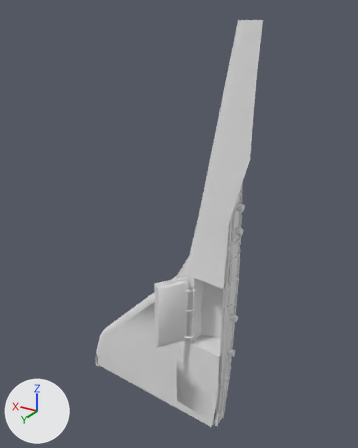
Before and after pictures for a commit that changed the FBX model shuttle_system_parts_redone/unity/shuttle parts redone/Assets/parts/models/wingR.fbx.
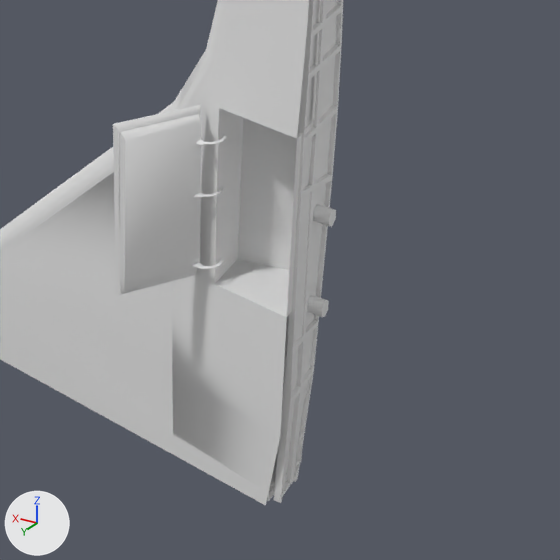
Each version is shown whole from a 50 mm lens placed at (-10.59, 19.31, 11.39), pointed at (1.21, -0.35, 1.56), then close up on the part from 31% to 90% of the width and 53% to 100% of the height. Arrows for +X, +Y and +Z are at lower left; the lights stay in place. Both versions are drawn at frame 34 of the action 'Scene'; the numbers are the values there.

Objects in the first close-up: 'RIGHT_MLG_DOOR', 'S3', 'Wing_RCZ', 'Wing_RCZ2_003'.
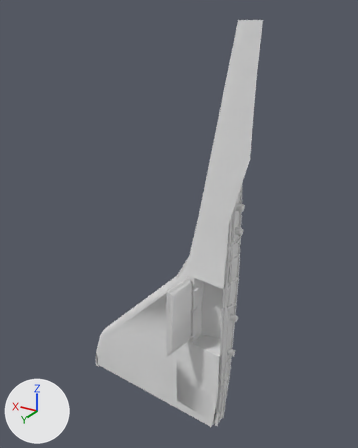
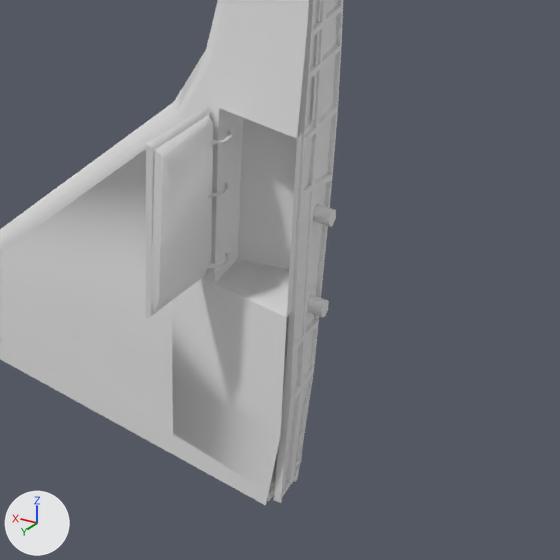
The change in detail:
Object 'RIGHT_MLG_DOOR' (ob_right_mlg_door) moves from (4.775, 3.646, -14.22) to (4.655, 3.646, -14.22).
Object 'RIGHT_MLG_DOOR' (ob_right_mlg_door) turns from (0, 0, 62) to (0, 0, 89) degrees about x, y and z.

Location of each change, [x1, y1, x2, y2] in pixels of the close-ups (560 x 560 px):
'RIGHT_MLG_DOOR', moved, turned: before [113, 105, 226, 296]; after [145, 106, 232, 319]
